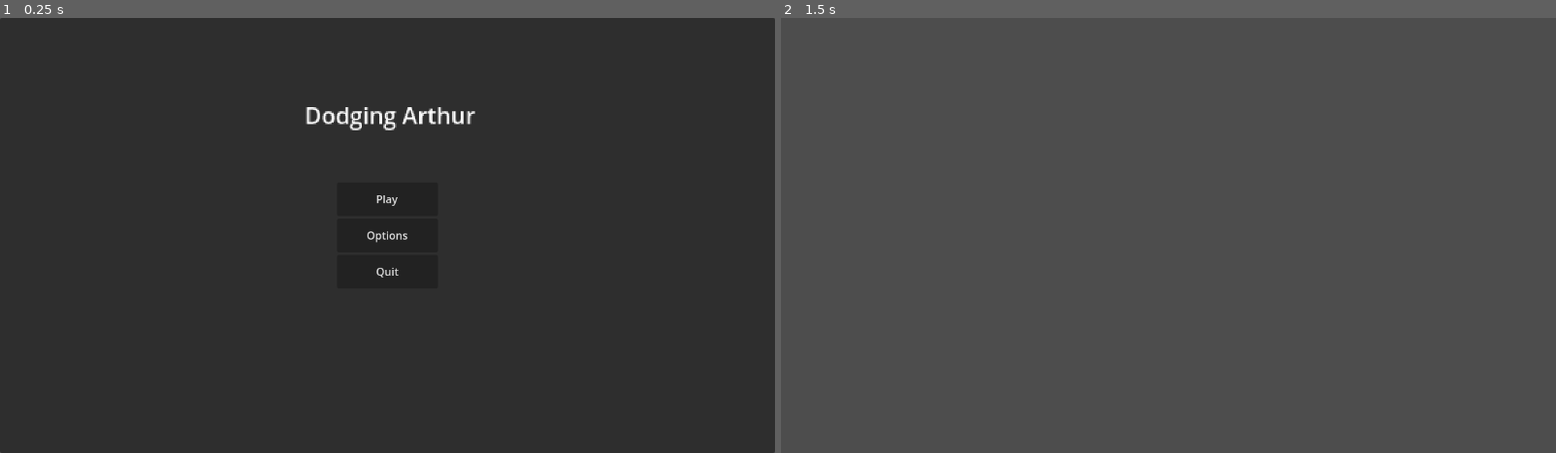
Above: before the commit, frames 1-2 (left to right).
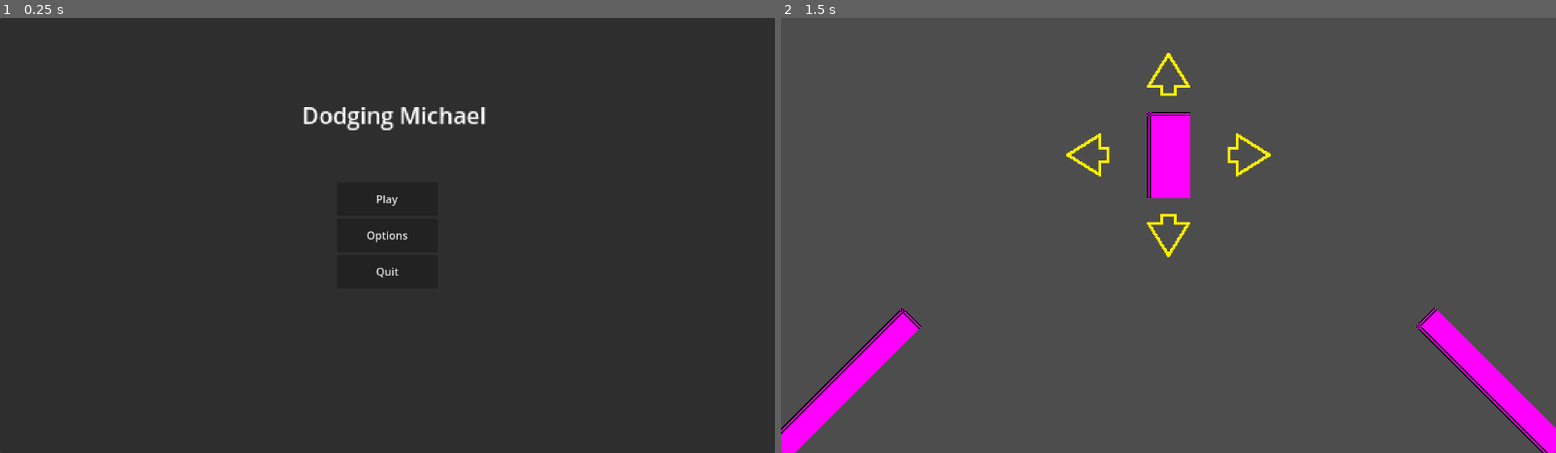
Above: after the commit, the same moments.

Repository: AlphaZero999/GAE-GameJam
Game: Godot game, scene res://scenes/main.tscn
The game is run twice, just before and just after one commit, with the same random seed, the same clock (stepped at 60 frames per second) and the same inputs.
Inputs:
- Up to frame 1 (0.25 s): no input
- Up to frame 2 (1.5 s): click "Play" at 0.5 s; tap Enter at 1.25 s

The runs differ from the first frame. In frame 1, 0.7% of the frame differs, in the area x 39-63%, y 20-26%; in frame 2, 4.6%, in the area x 0-100%, y 8-100%.

Commit message:
add game scene structure

Diff:
--- a/gae-gamejam/project.godot
+++ b/gae-gamejam/project.godot
@@ -15,6 +15,33 @@
 config/features=PackedStringArray("4.4", "Forward Plus")
 config/icon="res://icon.svg"
 
+[input]
+
+dodge_left={
+"deadzone": 0.2,
+"events": [Object(InputEventKey,"resource_local_to_scene":false,"resource_name":"","device":-1,"window_id":0,"alt_pressed":false,"shift_pressed":false,"ctrl_pressed":false,"meta_pressed":false,"pressed":false,"keycode":0,"physical_keycode":65,"key_label":0,"unicode":97,"location":0,"echo":false,"script":null)
+, Object(InputEventKey,"resource_local_to_scene":false,"resource_name":"","device":-1,"window_id":0,"alt_pressed":false,"shift_pressed":false,"ctrl_pressed":false,"meta_pressed":false,"pressed":false,"keycode":0,"physical_keycode":4194319,"key_label":0,"unicode":0,"location":0,"echo":false,"script":null)
+]
+}
+dodge_right={
+"deadzone": 0.2,
+"events": [Object(InputEventKey,"resource_local_to_scene":false,"resource_name":"","device":-1,"window_id":0,"alt_pressed":false,"shift_pressed":false,"ctrl_pressed":false,"meta_pressed":false,"pressed":false,"keycode":0,"physical_keycode":68,"key_label":0,"unicode":100,"location":0,"echo":false,"script":null)
+, Object(InputEventKey,"resource_local_to_scene":false,"resource_name":"","device":-1,"window_id":0,"alt_pressed":false,"shift_pressed":false,"ctrl_pressed":false,"meta_pressed":false,"pressed":false,"keycode":0,"physical_keycode":4194321,"key_label":0,"unicode":0,"location":0,"echo":false,"script":null)
+]
+}
+dodge_down={
+"deadzone": 0.2,
+"events": [Object(InputEventKey,"resource_local_to_scene":false,"resource_name":"","device":-1,"window_id":0,"alt_pressed":false,"shift_pressed":false,"ctrl_pressed":false,"meta_pressed":false,"pressed":false,"keycode":0,"physical_keycode":83,"key_label":0,"unicode":115,"location":0,"echo":false,"script":null)
+, Object(InputEventKey,"resource_local_to_scene":false,"resource_name":"","device":-1,"window_id":0,"alt_pressed":false,"shift_pressed":false,"ctrl_pressed":false,"meta_pressed":false,"pressed":false,"keycode":0,"physical_keycode":4194322,"key_label":0,"unicode":0,"location":0,"echo":false,"script":null)
+]
+}
+dodge_up={
+"deadzone": 0.2,
+"events": [Object(InputEventKey,"resource_local_to_scene":false,"resource_name":"","device":-1,"window_id":0,"alt_pressed":false,"shift_pressed":false,"ctrl_pressed":false,"meta_pressed":false,"pressed":false,"keycode":0,"physical_keycode":87,"key_label":0,"unicode":119,"location":0,"echo":false,"script":null)
+, Object(InputEventKey,"resource_local_to_scene":false,"resource_name":"","device":-1,"window_id":0,"alt_pressed":false,"shift_pressed":false,"ctrl_pressed":false,"meta_pressed":false,"pressed":false,"keycode":0,"physical_keycode":4194320,"key_label":0,"unicode":0,"location":0,"echo":false,"script":null)
+]
+}
+
 [rendering]
 
 textures/canvas_textures/default_texture_filter=0
--- /dev/null
+++ b/gae-gamejam/scenes/game/game.gd
@@ -0,0 +1 @@
+extends Node
--- a/gae-gamejam/scenes/game/game.tscn
+++ b/gae-gamejam/scenes/game/game.tscn
@@ -1,3 +1,52 @@
-[gd_scene format=3 uid="uid://4kda0hh3krtd"]
+[gd_scene load_steps=5 format=3 uid="uid://4kda0hh3krtd"]
+
+[ext_resource type="Script" uid="uid://dr4yhxkntfpvm" path="res://scenes/game/game.gd" id="1_7h61r"]
+[ext_resource type="PackedScene" uid="uid://ds80oqt87s0qt" path="res://scenes/player/player.tscn" id="1_sul5r"]
+[ext_resource type="Texture2D" uid="uid://deg14rcmbdr8a" path="res://assets/yellow_arrow_empty.png" id="3_0sr1o"]
+
+[sub_resource type="PlaceholderTexture2D" id="PlaceholderTexture2D_0sr1o"]
+size = Vector2(20, 140)
 
 [node name="Game" type="Node"]
+script = ExtResource("1_7h61r")
+
+[node name="Player" parent="." instance=ExtResource("1_sul5r")]
+position = Vector2(0, -60)
+
+[node name="Camera2D" type="Camera2D" parent="."]
+zoom = Vector2(2, 2)
+
+[node name="Arrows" type="Node2D" parent="."]
+position = Vector2(0, -60)
+
+[node name="ArrowLeft" type="Sprite2D" parent="Arrows"]
+position = Vector2(-60, 0)
+rotation = -1.5708
+texture = ExtResource("3_0sr1o")
+
+[node name="ArrowRight" type="Sprite2D" parent="Arrows"]
+position = Vector2(60, 0)
+rotation = 1.5708
+texture = ExtResource("3_0sr1o")
+
+[node name="ArrowUp" type="Sprite2D" parent="Arrows"]
+position = Vector2(0, -60)
+texture = ExtResource("3_0sr1o")
+
+[node name="ArrowDown" type="Sprite2D" parent="Arrows"]
+position = Vector2(0, 60)
+rotation = -3.14159
+texture = ExtResource("3_0sr1o")
+
+[node name="Pistols" type="Node2D" parent="."]
+position = Vector2(0, 110)
+
+[node name="PistolLeft" type="Sprite2D" parent="Pistols"]
+position = Vector2(-240, 0)
+rotation = 0.785398
+texture = SubResource("PlaceholderTexture2D_0sr1o")
+
+[node name="PistolRight" type="Sprite2D" parent="Pistols"]
+position = Vector2(240, 0)
+rotation = -0.785398
+texture = SubResource("PlaceholderTexture2D_0sr1o")
--- a/gae-gamejam/scenes/main.tscn
+++ b/gae-gamejam/scenes/main.tscn
@@ -23,7 +23,7 @@
 offset_bottom = 143.0
 grow_horizontal = 2
 scale = Vector2(2.13, 2.13)
-text = "Dodging Arthur"
+text = "Dodging Michael"
 horizontal_alignment = 1
 vertical_alignment = 1
 
--- /dev/null
+++ b/gae-gamejam/scenes/player/player.gd
@@ -0,0 +1 @@
+extends Node2D
--- /dev/null
+++ b/gae-gamejam/scenes/player/player.tscn
@@ -0,0 +1,12 @@
+[gd_scene load_steps=3 format=3 uid="uid://ds80oqt87s0qt"]
+
+[ext_resource type="Script" uid="uid://cgnesyif61we4" path="res://scenes/player/player.gd" id="1_8afob"]
+
+[sub_resource type="PlaceholderTexture2D" id="PlaceholderTexture2D_8afob"]
+size = Vector2(32, 64)
+
+[node name="Player" type="Node2D"]
+script = ExtResource("1_8afob")
+
+[node name="Sprite2D" type="Sprite2D" parent="."]
+texture = SubResource("PlaceholderTexture2D_8afob")
Binary file added: gae-gamejam/assets/yellow_arrow_empty.png
Not shown, added: gae-gamejam/assets/yellow_arrow_empty.png.import
Binary file added: gae-gamejam/scene_draft.png
Not shown, added: gae-gamejam/scene_draft.png.import
Not shown, added: gae-gamejam/scenes/game/game.gd.uid
Not shown, added: gae-gamejam/scenes/player/player.gd.uid
